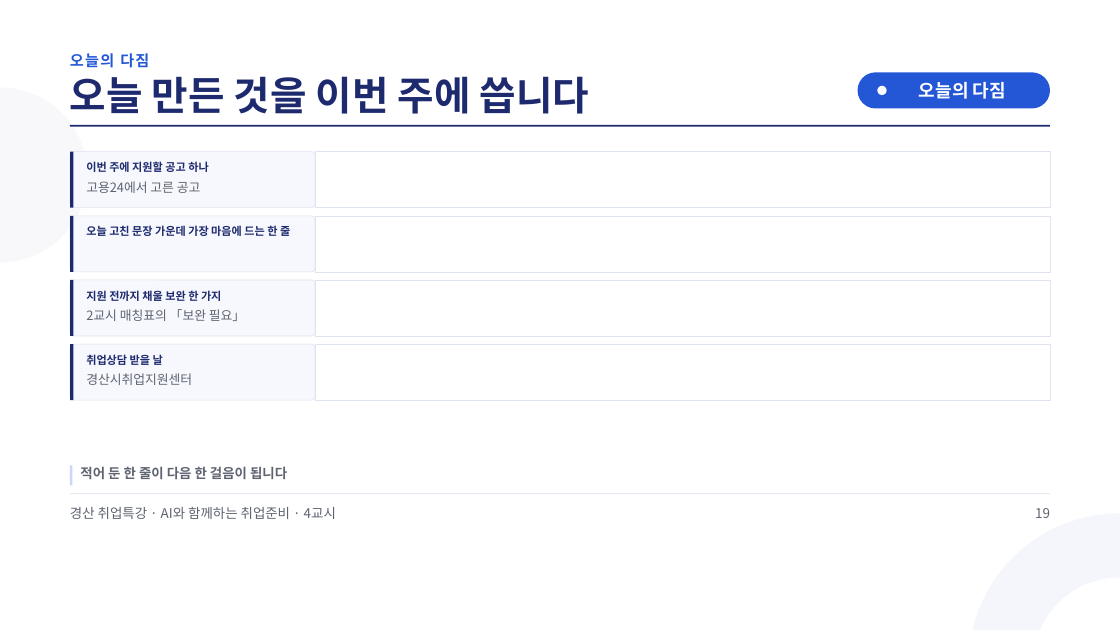
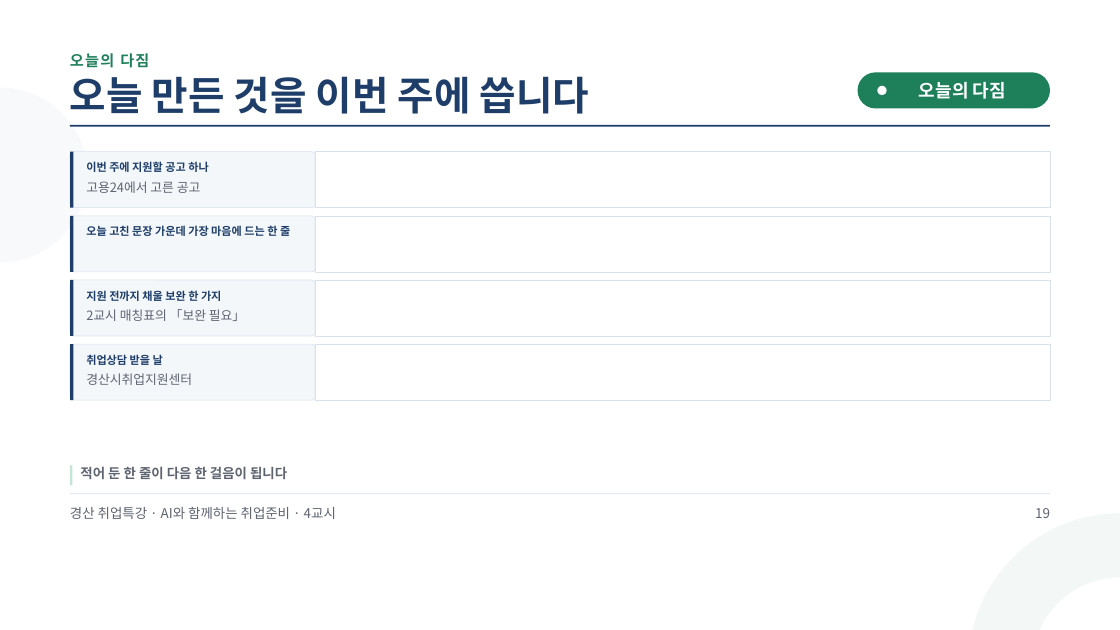
Before and after one commit to aebonlee/materials, a slide deck: slide 19 of gyeongsan/GSJOB_4교시_자기소개서.pptx. Drawn at 1120x630 pixels with LibreOffice and Linux fonts; fonts in the diff are those of the drawing. Boxes give left, top, right and bottom in pixels: in the first picture for what was removed or moved away, otherwise in the second. Text is boxed around its words. In the diff, an @@ line names an element or a change of style, - is before the commit and + after.

```diff
--- a/gyeongsan/GSJOB_4교시_자기소개서.pptx
+++ b/gyeongsan/GSJOB_4교시_자기소개서.pptx
@@ text "오늘의 다짐" at [70, 53, 149, 68]: text colour #2457D6 to #1E7F5B @@
@@ ellipse at [0, 87, 87, 262]: fill #F8F8FA to #F8F9FA @@
@@ text "오늘 만든 것을 이번 주에 ..." at [70, 76, 589, 114]: text colour #1E2A6E to #1E3E69 @@
@@ rounded rectangle at [857, 72, 1050, 109]: fill #2457D6 to #1E7F5B @@
@@ text at [86, 161, 208, 172]: text colour #1E2A6E to #1E3E69 in "이번 주에 지원할 공고 하나" @@
@@ text "오늘 고친 문장 가운데 가장 ..." at [86, 224, 290, 239]: text colour #1E2A6E to #1E3E69 @@
@@ text at [86, 290, 221, 301]: text colour #1E2A6E to #1E3E69 in "지원 전까지 채울 보완 한 가지" @@
@@ fill #1E2A6E to #1E3E69 in 5 elements at [70, 125, 1050, 127], [70, 152, 73, 208], [70, 216, 73, 272], [70, 280, 73, 336], [70, 344, 73, 400] @@
@@ fill #F6F8FD to #F4F7FA; outline #DEE3F0 0.75 pt to #D8E1EE 0.75 pt in 4 elements at [70, 152, 315, 208], [70, 216, 315, 272], [70, 280, 315, 336], [70, 344, 315, 400] @@
@@ text at [86, 354, 163, 365]: text colour #1E2A6E to #1E3E69 in "취업상담 받을 날" @@
@@ rectangle at [70, 465, 72, 485]: fill #C9D7FF to #C3E6D8 @@
```
Also in this commit, not shown: 21 other slides changed, 7 other files.
